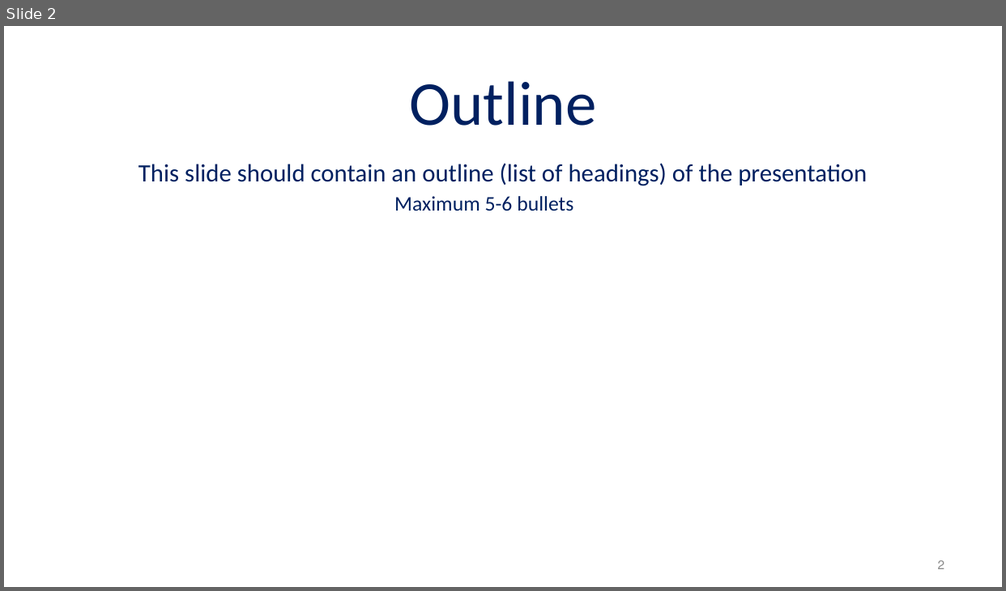
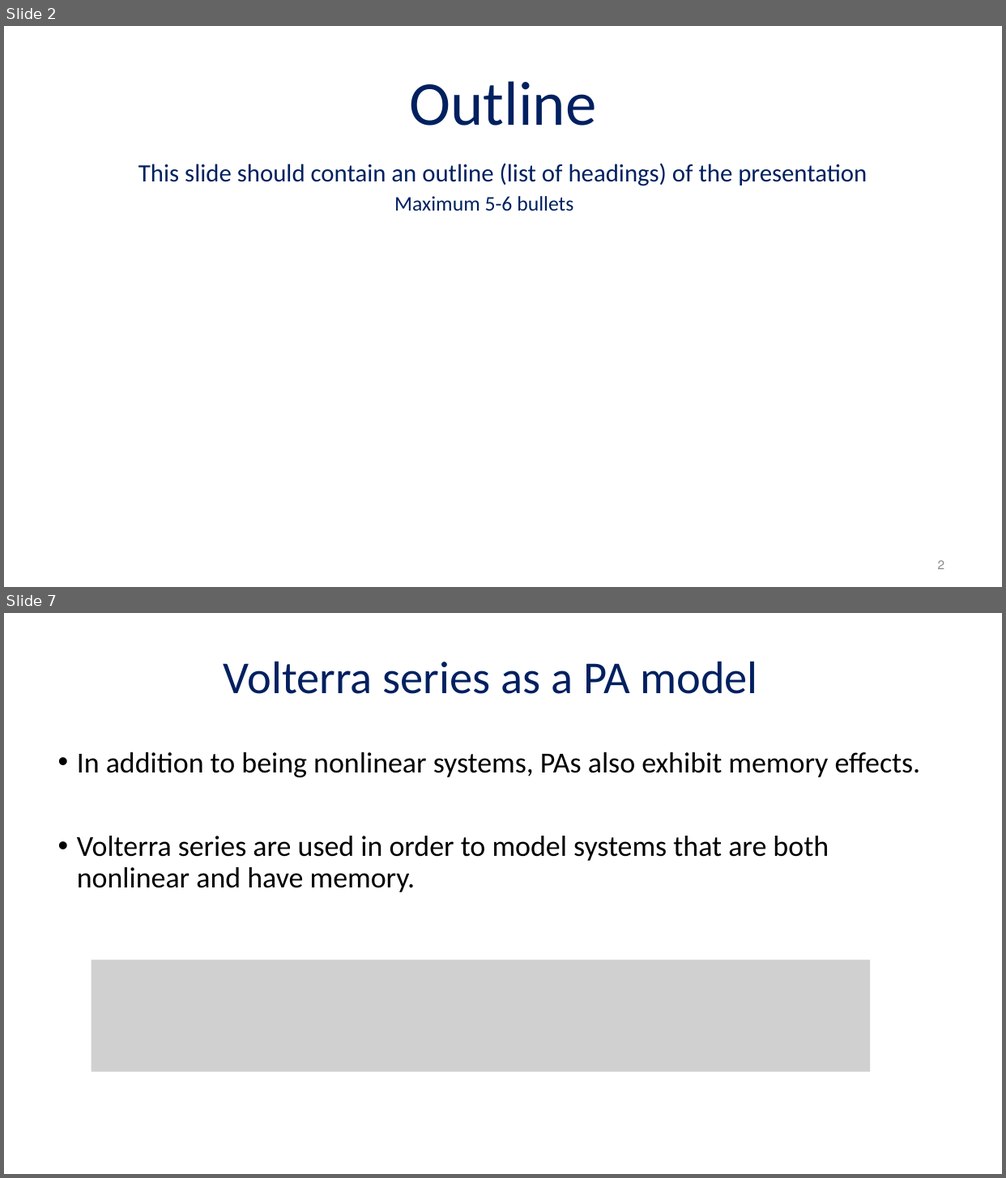
Before and after one commit to AdirCN/DPD, a slide deck: documents/Final Presentation.pptx. Shown one above the other, each under a label of ours: slide 2 before the commit, slides 2 and 7 after it; the slides between them are not shown. The pictures are 1006x591 and 1006x1178 pixels, drawn with LibreOffice and Linux fonts; fonts in the diff are those of the drawing; grey boxes stand for pictures. Boxes give left, top, right and bottom in pixels: in the first picture for what was removed or moved away, otherwise in the second. Text is boxed around its words. In the diff, an @@ line names an element or a change of style, - is before the commit and + after.

```diff
--- a/documents/Final Presentation.pptx
+++ b/documents/Final Presentation.pptx
@@ slide 7 added at bbox=[4, 613, 1002, 1174], background #FFFFFF @@
@@ text added at bbox=[224, 661, 757, 694], 44 pt, text #002060 @@
+Volterra series as a PA model
@@ text added at bbox=[77, 752, 921, 892], 28 pt, text #000000 @@
+• In addition to being nonlinear systems, PAs also exhibit memory effects.
+• Volterra series are used in order to model systems that are both nonlinear and have memory.
@@ picture added at bbox=[91, 960, 871, 1072] @@
```
Also in this commit, not shown: 1 slide changed, 23 other slides added, 1 slide removed, 1 other file.
